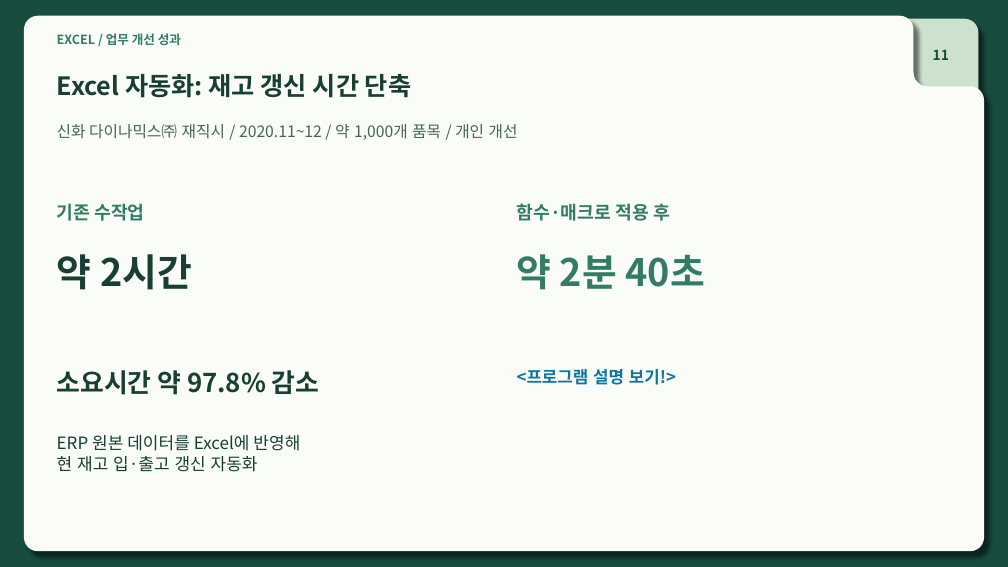
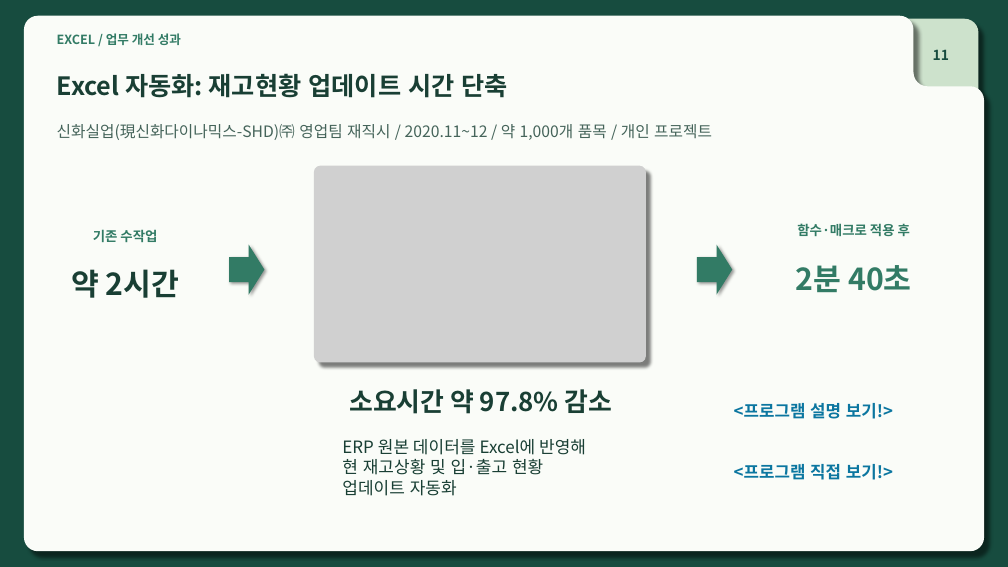
Before and after one commit to Jack-the-Ace/remind, a slide deck: slide 11 of 참고자료/취뽀/포트폴리오_변재근_v3.0.pptx. Drawn at 1008x567 pixels with LibreOffice and Linux fonts; fonts in the diff are those of the drawing; grey boxes stand for pictures. Boxes give left, top, right and bottom in pixels: in the first picture for what was removed or moved away, otherwise in the second. Text is boxed around its words. In the diff, an @@ line names an element or a change of style, - is before the commit and + after.

```diff
--- a/참고자료/취뽀/포트폴리오_변재근_v3.0.pptx
+++ b/참고자료/취뽀/포트폴리오_변재근_v3.0.pptx
@@ text at [57,73,508,98]: text changed @@
-Excel 자동화: 재고 갱신 시간 단축
+Excel 자동화: 재고현황 업데이트 시간 단축
@@ text at [57,124,712,140]: text changed @@
-신화 다이나믹스㈜ 재직시 / 2020.11~12 / 약 1,000개 품목 / 개인 개선
+신화실업(現신화다이나믹스-SHD)㈜ 영업팀 재직시 / 2020.11~12 / 약 1,000개 품목 / 개인 프로젝트
@@ picture added at [314,166,646,362] @@
@@ text "기존 수작업" at [93,229,157,242]: size 21.8 to 16 pt; alignment left to centre @@
@@ text "기존 수작업": place and size @@
-text "기존 수작업" at [57,203,144,221]
+text "기존 수작업" at [93,229,157,242]
@@ text "함수·매크로 적용 후": place and size @@
-text "함수·매크로 적용 후" at [517,203,670,221]
+text "함수·매크로 적용 후" at [797,223,910,236]
@@ text "함수·매크로 적용 후" at [797,223,910,236]: size 21.8 to 16 pt; alignment left to centre @@
@@ text "약 2시간": place and size @@
-text "약 2시간" at [57,254,192,290]
+text "약 2시간" at [71,269,179,298]
@@ text "약 2시간" at [71,269,179,298]: size 45 to 36 pt; alignment left to centre @@
@@ right arrow added at [229,244,264,294], fill #327B65 @@
@@ right arrow added at [697,244,732,294], fill #327B65 @@
@@ text at [796,265,912,292]: text changed; size 45 to 36 pt @@
-약 2분 40초
+2분 40초
@@ text "소요시간 약 97.8% 감소": place and size @@
-text "소요시간 약 97.8% 감소" at [57,370,320,395]
+text "소요시간 약 97.8% 감소" at [349,389,613,414]
@@ text "소요시간 약 97.8% 감소" at [349,389,613,414]: alignment left to centre @@
@@ text "<프로그램 설명 보기!>": place and size @@
-text "<프로그램 설명 보기!>" at [517,369,676,385]
+text "<프로그램 설명 보기!>" at [734,403,893,419]
@@ text "ERP 원본 데이터를 Excel에 반영해": place and size @@
-text "ERP 원본 데이터를 Excel에 반영해" at [57,435,300,472]
+text "ERP 원본 데이터를 Excel에 반영해" at [342,439,586,496]
@@ text at [342,459,543,496]: text changed @@
-현 재고 입·출고 갱신 자동화
+현 재고상황 및 입·출고 현황
+업데이트 자동화
@@ text added at [734,464,893,480], 20 pt, text #0B76A0, bold @@
+<프로그램 직접 보기!>
```
Also in this commit, not shown: 10 other slides changed, 29 other files.
